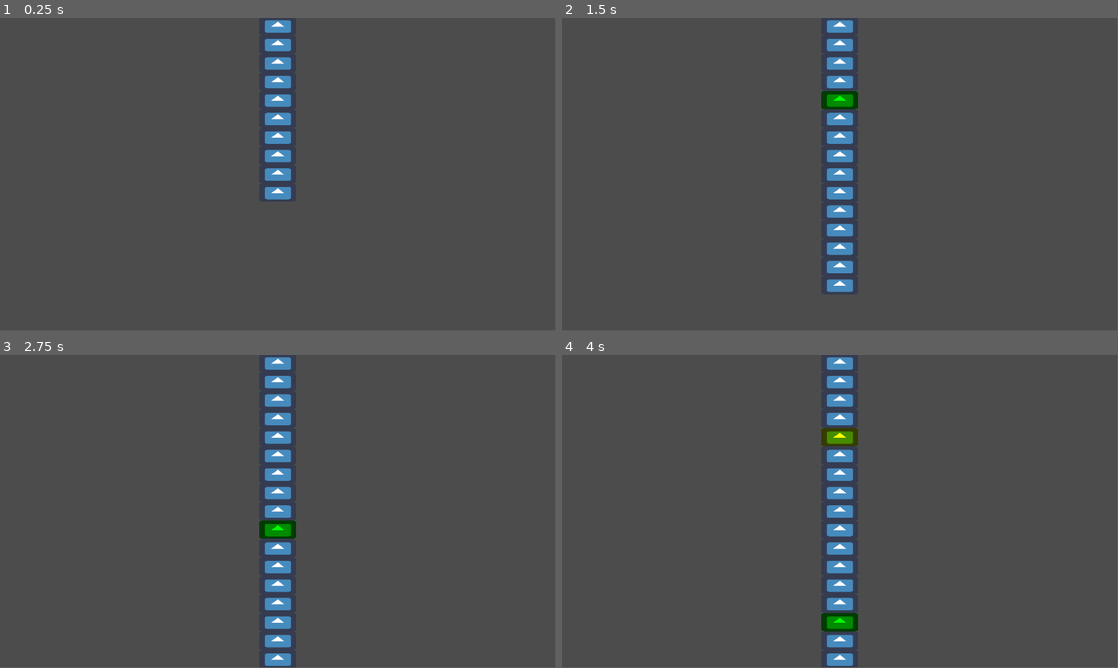
Above: before the commit, frames 1-4 (two rows, left to right).
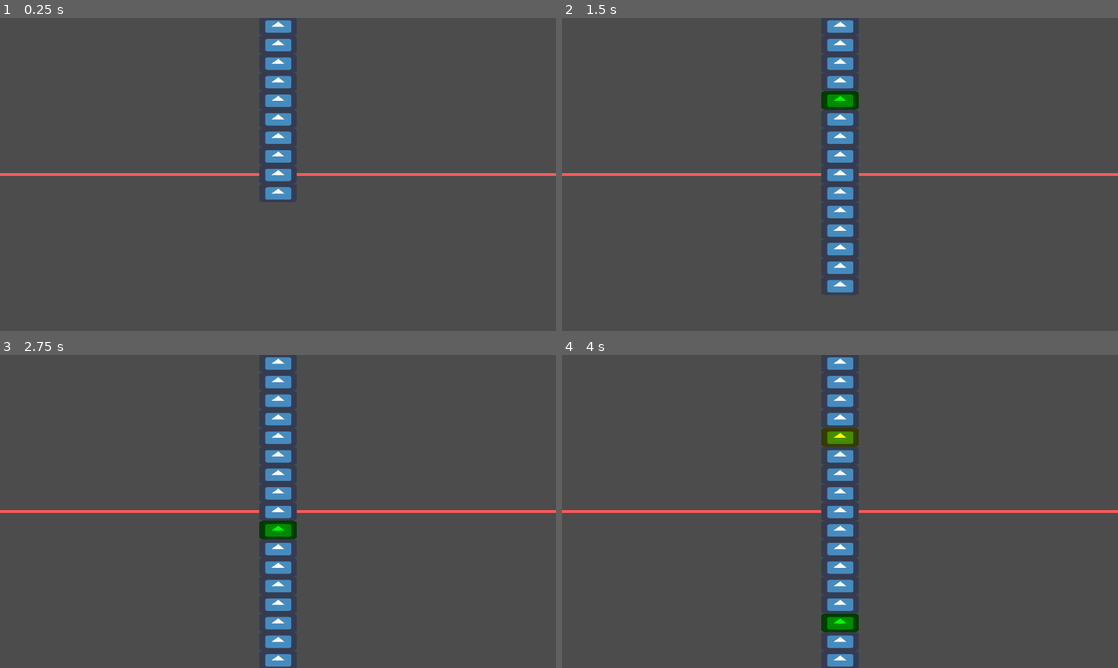
Above: after the commit, the same moments.

Repository: arthurtui/furniture-game
Game: Godot game, scene res://game/Game.tscn
Same seed, same stepped clock (60 frames per second), same inputs: the game is played once before the commit and once after it. The engine's default icon, where the game draws it, is replaced by a stand-in: a white triangle on a blue panel in a dark square.
Inputs:
- Up to frame 1 (0.25 s): no input
- Up to frame 2 (1.5 s): no input
- Up to frame 3 (2.75 s): no input
- Up to frame 4 (4 s): no input
In our replay, the window is 799x449 before the commit and 800x450 after it. These sizes can differ from the game's own. Grey fills any space a smaller window leaves; there, only what the larger window draws over its background counts as a difference.

The runs differ from the first frame. In frame 1, 1.1% of the frame differs, in the area x 0-100%, y 0-58%; in frame 2, 1.3%; in frame 3, 1.4%; in frame 4, 1.5%, in the area x 0-100%, y 0-100%.

Commit message:
Change module placement to be based on beat

Diff:
--- /dev/null
+++ b/project/game/Constants.gd
@@ -0,0 +1,10 @@
+extends Node
+
+const MODULE_HEIGHTS = {
+	"empty": 1,
+	"driller": 1,
+	"hammer": 1,
+	"saw": 1,
+	"screwdriver": 3
+}
+const SCREEN_SIZE = Vector2(1920, 1080)
--- a/project/game/Furniture.gd
+++ b/project/game/Furniture.gd
@@ -9,32 +9,34 @@
 	"screwdriver": preload("res://game/furniture-modules/ScrewdriverModule.tscn")
 }
 
-var speed : float = 200
+var speed : float
+var stack : Array
+
+
+func _ready():
+	set_process(true)
 
 
 func _process(delta: float):
-	for child in get_children():
-		var module : Module = child
-		module.position.y += speed * delta
+	position.y += speed * delta
 
 
-func create_module(module_data: Dictionary):
+func create_module(module_data: Dictionary) -> Module:
 	var module : Module = MODULE_SCENES[module_data.type].instance() as Module
-	if get_children().size():
-		var last : Module = get_children().back() as Module
-		module.position.y = last.position.y - (Module.HEIGHT / 2.0) *\
-				(last.blocks_height + module.blocks_height)
+	module.position.y = module_data.y - (module.blocks_height - 1) *\
+			Module.BLOCK_SIZE / 2.0
 	if "side" in module_data.keys():
 		module.set_side(module_data.side)
 	add_child(module)
+	stack.append(module)
 # warning-ignore:return_value_discarded
 	module.connect("screen_exited", self, "_on_module_screen_exited", [module])
+	return module
 
 
-func last_module():
-	return get_children().back()
+func last_module() -> Module:
+	return get_children().back() as Module
 
 
 func _on_module_screen_exited(module: Module):
-	print(module, ": Goodbye cruel world")
 	module.queue_free()
--- a/project/game/Game.gd
+++ b/project/game/Game.gd
@@ -1,15 +1,6 @@
 extends Control
 
 onready var furniture : Furniture = $FurniturePosition/Furniture as Furniture
-
-const MODULE_HEIGHTS = {
-	"empty": 1,
-	"driller": 1,
-	"hammer": 1,
-	"saw": 1,
-	"screwdriver": 2
-}
-const OFFSCREEN_BEATS = 10
 
 var beatmap
 var module_stack : Array
@@ -21,21 +12,26 @@
 	var i = 0
 	beatmap = load("res://game/beatmaps/test_beatmap.tres") as Beatmap
 	beat_time = 60.0 / beatmap.bpm
-	furniture.speed = Module.HEIGHT * beatmap.bpm / 60.0
+	furniture.speed = Module.BLOCK_SIZE * beatmap.bpm / 60.0
 
 	while i < beatmap.duration_beats:
 		if i in beatmap.beats.keys():
 			var module_data : Dictionary = beatmap.beats[i] as Dictionary
 			module_data["beat"] = i
+			module_data["y"] = -i * furniture.speed * 60 / beatmap.bpm
 			module_stack.append(module_data)
-			i += MODULE_HEIGHTS[module_data.type]
+			i += Constants.MODULE_HEIGHTS[module_data.type]
 		else:
-			module_stack.append({"beat": i, "type": "empty"})
-			i += MODULE_HEIGHTS["empty"]
+			module_stack.append({"beat": i, "type": "empty", "y": (-i *\
+					furniture.speed * 60 / beatmap.bpm)})
+			i += Constants.MODULE_HEIGHTS["empty"]
 
-	for j in 10:
-		var m = module_stack.pop_front()
-		furniture.create_module(m)
+	while module_stack.size():
+		var module = furniture.create_module(module_stack.pop_front())
+		if module.global_position.y <= - module.get_size().y / 2:
+			break
+
+	set_process(true)
 
 
 func _process(delta):
@@ -44,6 +40,5 @@
 		time -= beat_time
 		current_beat += 1
 
-	if module_stack.size() and\
-			current_beat + OFFSCREEN_BEATS >= module_stack.front().beat:
-		furniture.create_module(module_stack.pop_front())
+	if module_stack.size() and furniture.last_module().is_on_screen():
+		var _module = furniture.create_module(module_stack.pop_front())
--- a/project/game/Game.tscn
+++ b/project/game/Game.tscn
@@ -14,4 +14,8 @@
 anchor_right = 0.5
 anchor_bottom = 0.5
 
+[node name="Line2D" type="Line2D" parent="FurniturePosition"]
+points = PoolVector2Array( -960, 0, 960, 0 )
+default_color = Color( 1, 0.356863, 0.356863, 1 )
+
 [node name="Furniture" parent="FurniturePosition" instance=ExtResource( 2 )]
--- a/project/game/furniture-modules/Module.gd
+++ b/project/game/furniture-modules/Module.gd
@@ -3,13 +3,31 @@
 
 signal screen_exited
 
+onready var visibility_notifier = $VisibilityNotifier2D
+
 export(int) var blocks_height := 1;
 
-const HEIGHT := 64
+const BLOCK_SIZE := 64
 
 
-func set_side(side: String):
+func set_side(_side: String):
 	pass
+
+
+func hit():
+	pass
+
+
+func miss():
+	pass
+
+
+func get_size() -> Vector2:
+	return Vector2(0, blocks_height * BLOCK_SIZE)
+
+
+func is_on_screen() -> bool:
+	return visibility_notifier.is_on_screen()
 
 
 func _on_VisibilityNotifier2D_screen_exited():
--- a/project/game/furniture-modules/Module.tscn
+++ b/project/game/furniture-modules/Module.tscn
@@ -13,4 +13,18 @@
 [node name="VisibilityNotifier2D" type="VisibilityNotifier2D" parent="."]
 rect = Rect2( -64, -32, 128, 64 )
 
+[node name="Label" type="Label" parent="."]
+visible = false
+margin_left = 64.0
+margin_right = 104.0
+margin_bottom = 14.0
+text = "OK"
+
+[node name="Label2" type="Label" parent="."]
+visible = false
+margin_left = 64.0
+margin_right = 104.0
+margin_bottom = 14.0
+text = "FAIL"
+
 [connection signal="screen_exited" from="VisibilityNotifier2D" to="." method="_on_VisibilityNotifier2D_screen_exited"]
--- a/project/game/furniture-modules/ScrewdriverModule.tscn
+++ b/project/game/furniture-modules/ScrewdriverModule.tscn
@@ -4,10 +4,10 @@
 
 [node name="ScrewdriverModule" instance=ExtResource( 1 )]
 modulate = Color( 0, 0, 1, 1 )
-blocks_height = 2
+blocks_height = 3
 
 [node name="Sprite" parent="." index="0"]
-scale = Vector2( 2, 2 )
+scale = Vector2( 2, 3 )
 
 [node name="VisibilityNotifier2D" parent="." index="1"]
-rect = Rect2( -64, -64, 128, 128 )
+rect = Rect2( -64, -96, 128, 192 )
--- a/project/project.godot
+++ b/project/project.godot
@@ -36,11 +36,29 @@
 run/main_scene="res://game/Game.tscn"
 config/icon="res://icon.png"
 
+[autoload]
+
+Constants="*res://game/Constants.gd"
+
 [display]
 
 window/size/width=1920
 window/size/height=1080
+window/stretch/mode="viewport"
 window/stretch/aspect="keep"
+
+[input]
+
+left={
+"deadzone": 0.5,
+"events": [ Object(InputEventKey,"resource_local_to_scene":false,"resource_name":"","device":0,"alt":false,"shift":false,"control":false,"meta":false,"command":false,"pressed":false,"scancode":65,"physical_scancode":0,"unicode":0,"echo":false,"script":null)
+ ]
+}
+right={
+"deadzone": 0.5,
+"events": [ Object(InputEventKey,"resource_local_to_scene":false,"resource_name":"","device":0,"alt":false,"shift":false,"control":false,"meta":false,"command":false,"pressed":false,"scancode":68,"physical_scancode":0,"unicode":0,"echo":false,"script":null)
+ ]
+}
 
 [physics]
 
